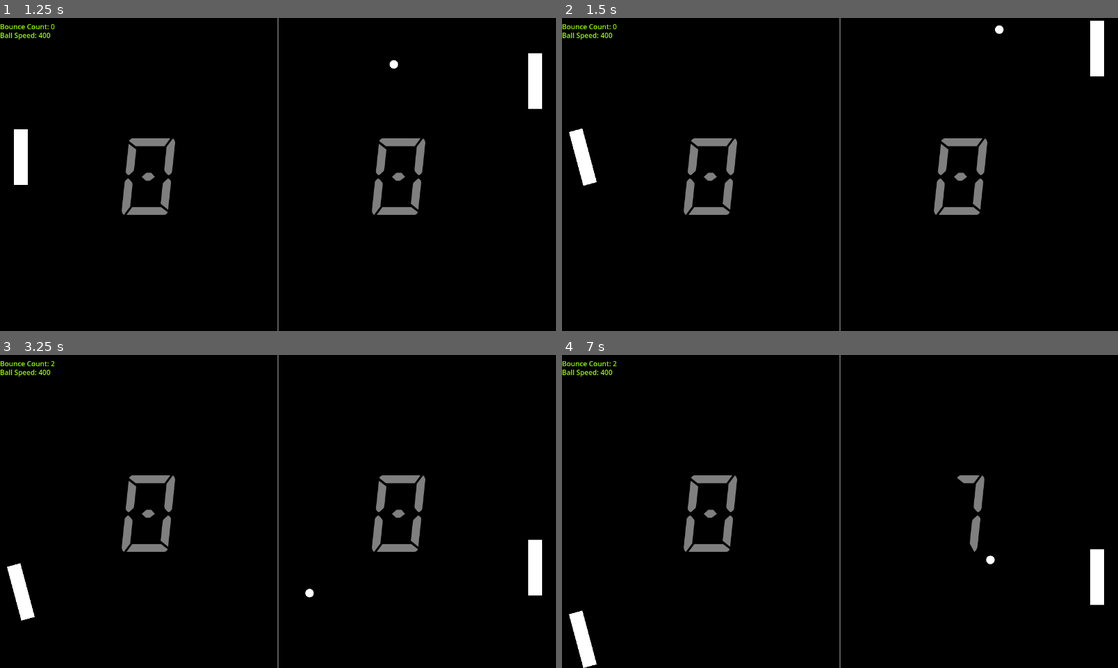
Above: before the commit, frames 1-4 (two rows, left to right).
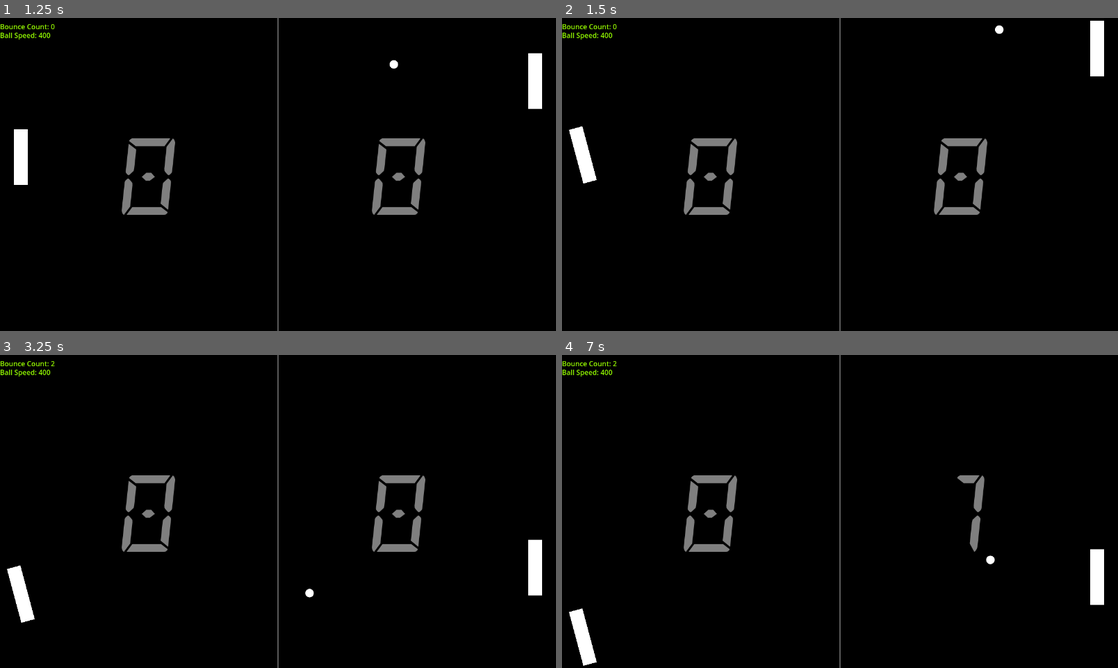
Above: after the commit, the same moments.

Repository: thejacer87/Pong
Game: Godot game, scene res://MainMenu/MainMenu.tscn
Two runs of this game, one before a commit and one after it. Both use one fixed random seed, a clock stepped at 60 frames per second and the inputs below.
Inputs (mouse positions are in pixels of both pictures, inside the frame that each line leads up to):
- Up to frame 1 (1.25 s): click "Start" at 0.5 s
- Up to frame 2 (1.5 s): move the mouse to (962, 158) at 1.27 s; hold A (paddle_rotate_up) from 1.28 s (still down); tap Mouse wheel down (wheel_down, bound only after the commit) at 1.35 s
- Up to frame 3 (3.25 s): tap Mouse wheel up (wheel_up, bound only after the commit) at 1.55, 2.1, 3.05 s; move the mouse to (166, 527) at 2.02 s; release A (paddle_rotate_up) at 2.03 s; hold S (paddle_down) 2.03-2.78 s; tap Mouse wheel down (wheel_down, bound only after the commit) at 2.3 s; move the mouse to (333, 442) at 2.77 s; hold A (paddle_rotate_up) from 2.78 s (still down); hold Space (smack) from 2.78 s (still down)
- Up to frame 4 (7 s): move the mouse to (812, 574) at 3.52 s; release Space (smack) at 3.53 s; tap Mouse wheel down (wheel_down, bound only after the commit) at 3.6, 5.1, 6.8 s; move the mouse to (1006, 558) at 4.27 s; release A (paddle_rotate_up) at 4.28 s; hold S (paddle_down) 4.28-6.53 s; tap Mouse wheel up (wheel_up, bound only after the commit) at 4.35, 5.85 s; move the mouse to (673, 464) at 5.02 s; move the mouse to (867, 511) at 5.77 s; move the mouse to (756, 433) at 6.52 s; hold A (paddle_rotate_up) from 6.53 s (still down); tap Space (smack) at 6.6 s

Frame 1 is identical in both runs. In frame 2, 0.1% of the frame differs, in the area x 1-7%, y 34-54%; in frame 3, 0.1%; in frame 4, 0.1%.

Commit message:
Adds mouse wheel to scroll

Diff:
--- a/Paddle.gd
+++ b/Paddle.gd
@@ -10,8 +10,8 @@
 	rotation = deg_to_rad(15.0) * rotate
 
 	var direction = Input.get_axis("paddle_up", "paddle_down")
-	velocity.y = direction * SPEED
-
+	print("speed:", direction * SPEED)
+	velocity.y = direction * SPEED if direction else get_mouse_wheel_input()
 	move_and_slide()
 	pass
 
@@ -21,3 +21,11 @@
 
 func add_points(points = 1):
 	score += points
+
+func get_mouse_wheel_input():
+	if Input.is_action_just_released("wheel_down"):
+		return -300
+	if Input.is_action_just_released("wheel_up"):
+		return 300
+
+	return 0
--- a/project.godot
+++ b/project.godot
@@ -89,12 +89,14 @@
 "deadzone": 0.5,
 "events": [Object(InputEventKey,"resource_local_to_scene":false,"resource_name":"","device":0,"window_id":0,"alt_pressed":false,"shift_pressed":false,"ctrl_pressed":false,"meta_pressed":false,"pressed":false,"keycode":0,"physical_keycode":65,"unicode":0,"echo":false,"script":null)
 , Object(InputEventKey,"resource_local_to_scene":false,"resource_name":"","device":0,"window_id":0,"alt_pressed":false,"shift_pressed":false,"ctrl_pressed":false,"meta_pressed":false,"pressed":false,"keycode":0,"physical_keycode":4194319,"unicode":0,"echo":false,"script":null)
+, Object(InputEventMouseButton,"resource_local_to_scene":false,"resource_name":"","device":-1,"window_id":0,"alt_pressed":false,"shift_pressed":false,"ctrl_pressed":false,"meta_pressed":false,"button_mask":0,"position":Vector2(0, 0),"global_position":Vector2(0, 0),"factor":1.0,"button_index":1,"pressed":false,"double_click":false,"script":null)
 ]
 }
 paddle_rotate_down={
 "deadzone": 0.5,
 "events": [Object(InputEventKey,"resource_local_to_scene":false,"resource_name":"","device":0,"window_id":0,"alt_pressed":false,"shift_pressed":false,"ctrl_pressed":false,"meta_pressed":false,"pressed":false,"keycode":0,"physical_keycode":68,"unicode":0,"echo":false,"script":null)
 , Object(InputEventKey,"resource_local_to_scene":false,"resource_name":"","device":0,"window_id":0,"alt_pressed":false,"shift_pressed":false,"ctrl_pressed":false,"meta_pressed":false,"pressed":false,"keycode":0,"physical_keycode":4194321,"unicode":0,"echo":false,"script":null)
+, Object(InputEventMouseButton,"resource_local_to_scene":false,"resource_name":"","device":-1,"window_id":0,"alt_pressed":false,"shift_pressed":false,"ctrl_pressed":false,"meta_pressed":false,"button_mask":0,"position":Vector2(0, 0),"global_position":Vector2(0, 0),"factor":1.0,"button_index":2,"pressed":false,"double_click":false,"script":null)
 ]
 }
 smack={
@@ -114,6 +116,16 @@
 , Object(InputEventKey,"resource_local_to_scene":false,"resource_name":"","device":0,"window_id":0,"alt_pressed":false,"shift_pressed":false,"ctrl_pressed":false,"meta_pressed":false,"pressed":false,"keycode":0,"physical_keycode":83,"unicode":0,"echo":false,"script":null)
 ]
 }
+wheel_down={
+"deadzone": 0.5,
+"events": [Object(InputEventMouseButton,"resource_local_to_scene":false,"resource_name":"","device":-1,"window_id":0,"alt_pressed":false,"shift_pressed":false,"ctrl_pressed":false,"meta_pressed":false,"button_mask":0,"position":Vector2(0, 0),"global_position":Vector2(0, 0),"factor":1.0,"button_index":5,"pressed":false,"double_click":false,"script":null)
+]
+}
+wheel_up={
+"deadzone": 0.5,
+"events": [Object(InputEventMouseButton,"resource_local_to_scene":false,"resource_name":"","device":-1,"window_id":0,"alt_pressed":false,"shift_pressed":false,"ctrl_pressed":false,"meta_pressed":false,"button_mask":0,"position":Vector2(0, 0),"global_position":Vector2(0, 0),"factor":1.0,"button_index":4,"pressed":false,"double_click":false,"script":null)
+]
+}
 
 [layer_names]
 
